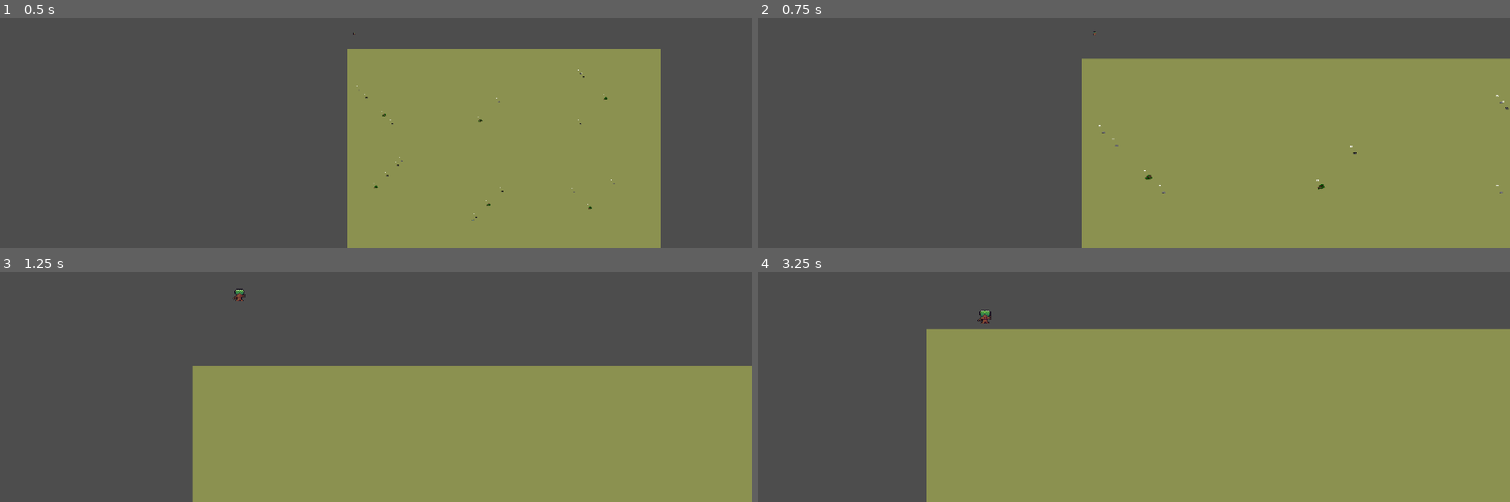
Above: before the commit, frames 1-4 (two rows, left to right).
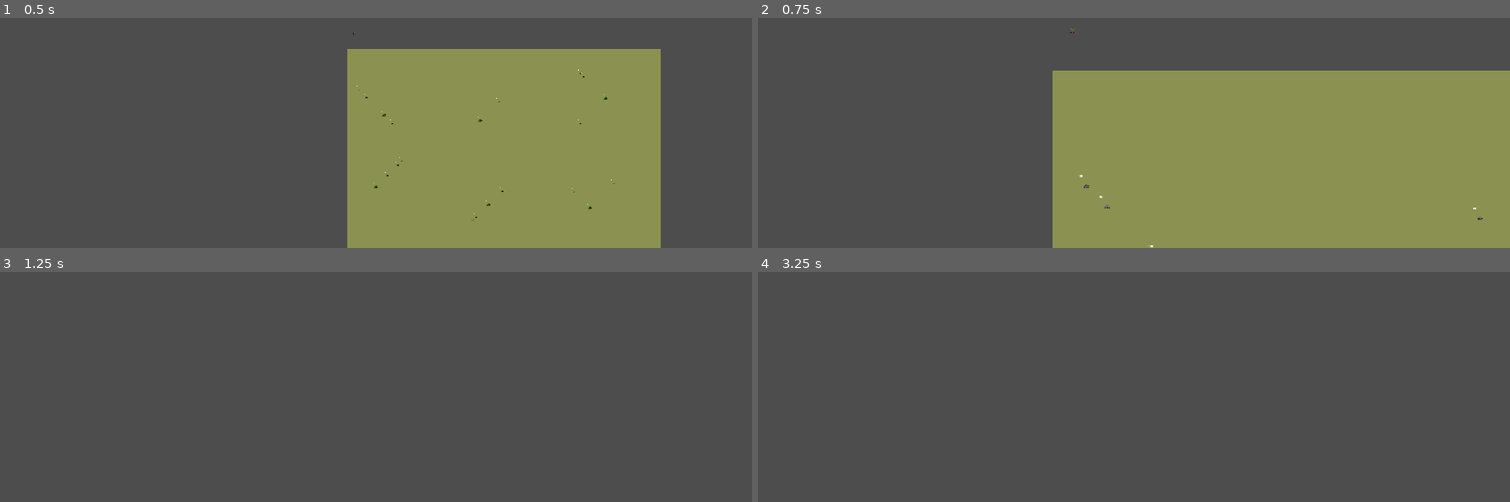
Above: after the commit, the same moments.

Repository: lewis785/ludum-dare-53
Game: Godot game, scene res://scenes/main.tscn
The game is run twice, just before and just after one commit, with the same random seed, the same clock (stepped at 60 frames per second) and the same inputs.
Inputs (mouse positions are in pixels of both pictures, inside the frame that each line leads up to):
- Up to frame 1 (0.5 s): no input
- Up to frame 2 (0.75 s): tap Enter at 0.5 s; move the mouse to (1141, 114) at 0.52 s; hold E (camera_zoom_in) from 0.53 s (still down); click (1141, 114) at 0.67 s
- Up to frame 3 (1.25 s): keep holding E (camera_zoom_in); tap Q (camera_zoom_out) at 0.8 s
- Up to frame 4 (3.25 s): move the mouse to (983, 313) at 1.27 s; release E (camera_zoom_in) at 1.28 s; tap Q (camera_zoom_out) at 1.35, 2.3 s; click (983, 313) at 1.42 s; tap E (camera_zoom_in) at 1.55, 3.05 s; move the mouse to (outside the picture) at 2.02 s; press the mouse at (outside the picture) at 2.03 s; tap Space at 2.75 s; move the mouse to (1096, 375) at 2.77 s; release the mouse at (1096, 375) at 2.78 s; tap S (camera_down) at 2.85 s; click (1096, 375) at 2.92 s

Frame 1 is identical in both runs. In frame 2, 6.1% of the frame differs, in the area x 39-100%, y 4-100%; in frame 3, 44%; in frame 4, 58%, in the area x 22-100%, y 16-100%.

Commit message:
Moved Script from Camera to parent node - Moving script allows Camera scene to have easily modifable parameters

Diff:
--- a/scenes/Camera/camera_controller.gd
+++ b/scenes/Camera/camera_controller.gd
@@ -1,13 +1,15 @@
-extends Camera2D
+extends Node
 
-@export var camera_speed = 20
-@export var camera_zoom_speed = 0.5
+@export var camera_speed = 30
+@export var camera_zoom_speed = 0.9
 
+var camera
 var max_camera_speed
 
 # Called when the node enters the scene tree for the first time.
 func _ready():
 	max_camera_speed = camera_speed
+	camera = $Camera2D
 	pass # Replace with function body.
 
 
@@ -16,7 +18,7 @@
 	get_input(delta)
 
 func get_input(delta):
-	var movement = position
+	var movement = camera.position
 	if Input.is_action_pressed("camera_right"):
 		movement.x += camera_speed
 	if Input.is_action_pressed("camera_left"):
@@ -26,9 +28,9 @@
 	if Input.is_action_pressed("camera_down"):
 		movement.y += camera_speed
 	if Input.is_action_pressed("camera_zoom_in"):
-		set_zoom(get_zoom() + ((camera_zoom_speed * get_zoom())/10))
+		camera.set_zoom(camera.get_zoom() + ((camera_zoom_speed * camera.get_zoom())/10))
 	if Input.is_action_pressed("camera_zoom_out"):
-		set_zoom(get_zoom() - ((camera_zoom_speed * get_zoom())/10))
+		camera.set_zoom(camera.get_zoom() - ((camera_zoom_speed * camera.get_zoom())/10))
 
-	camera_speed = max_camera_speed / ((get_zoom().x+1) / 2)
-	position = movement
+	camera_speed = max_camera_speed / ((camera.get_zoom().x+1) / 2)
+	camera.position = movement
Not shown: 1 places in scenes/Camera/Camera.tscn that only renumber resources
